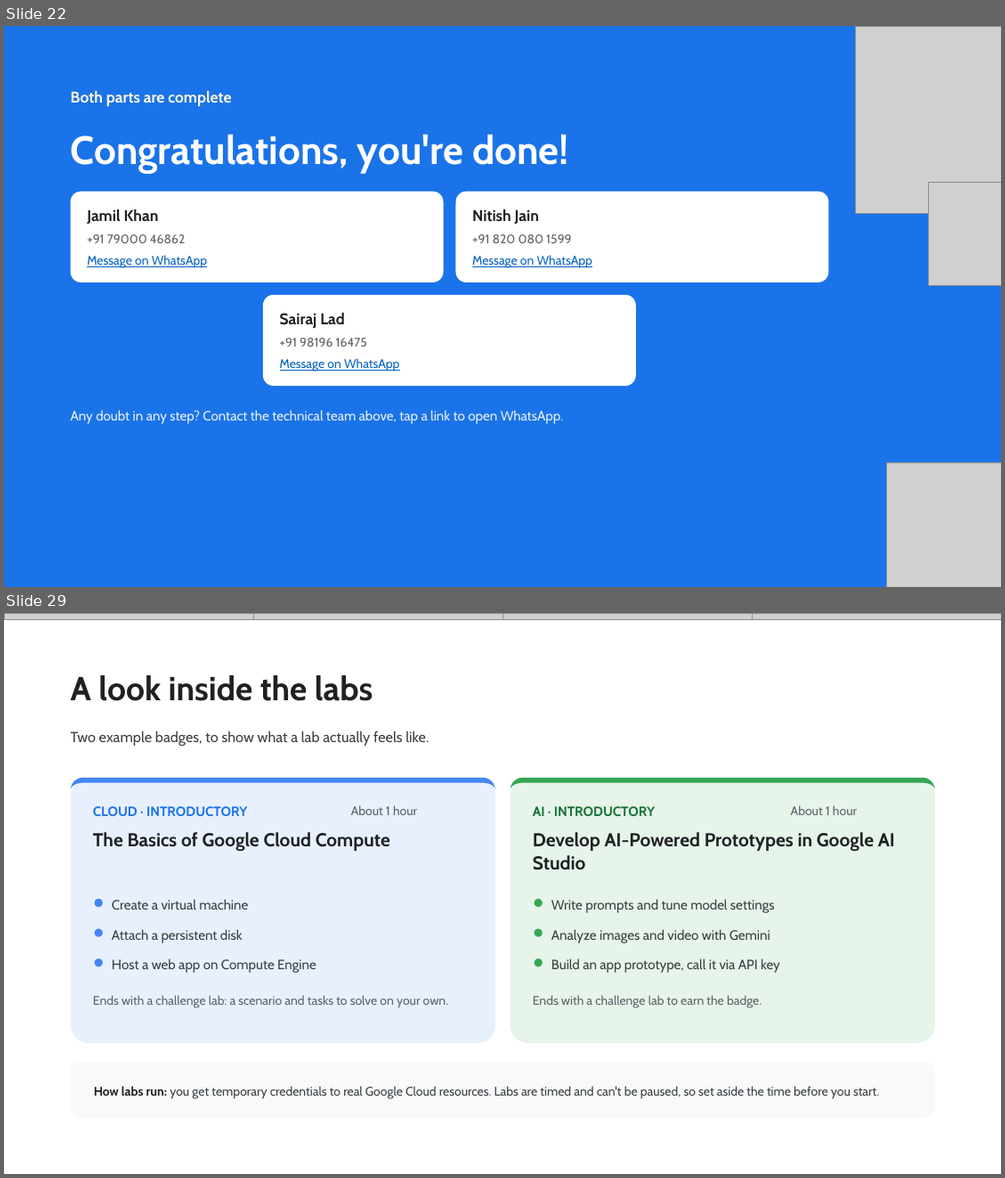
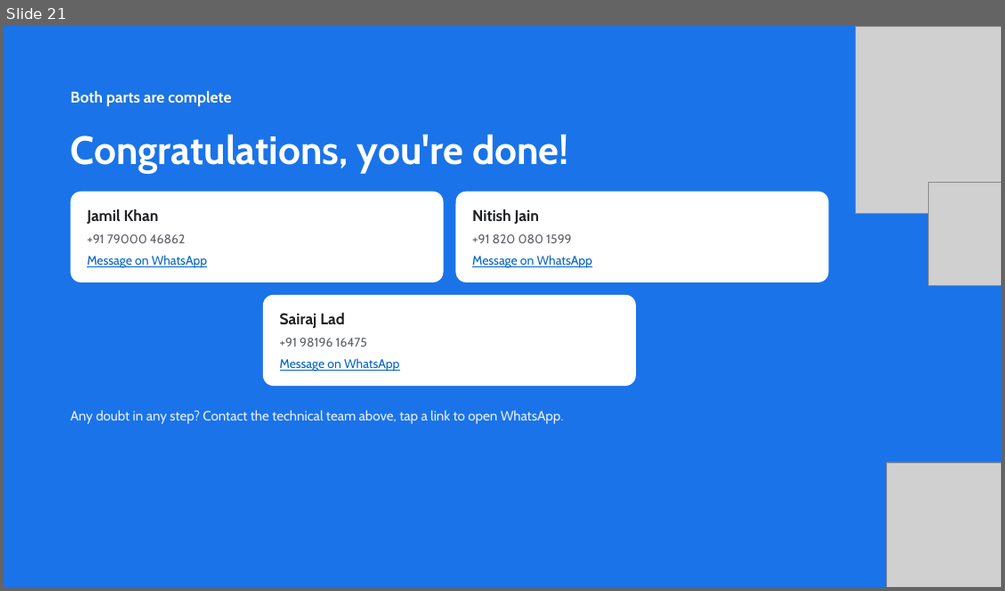
Before and after one commit to Viverun/Realism_Grade, a slide deck: Skill_Boost_Registration_Guide.pptx. Shown one above the other, each under a label of ours: slides 22 and 29 before the commit, slide 21 after it; the slides between them are not shown. The pictures are 1005x1178 and 1005x591 pixels, drawn with LibreOffice and Linux fonts; fonts in the diff are those of the drawing; grey boxes stand for pictures. Boxes give left, top, right and bottom in pixels: in the first picture for what was removed or moved away, otherwise in the second. Text is boxed around its words. In the diff, an @@ line names an element or a change of style, - is before the commit and + after.

```diff
--- a/Skill_Boost_Registration_Guide.pptx
+++ b/Skill_Boost_Registration_Guide.pptx
@@ slide 29 removed at [4,613,1001,1174], background #FFFFFF @@
@@ picture removed at [4,613,253,619] @@
@@ picture removed at [253,613,502,619] @@
@@ picture removed at [502,613,752,619] @@
@@ picture removed at [752,613,1001,619] @@
@@ title removed at [71,675,373,701] @@
-A look inside the labs
@@ text removed at [71,730,429,746] @@
-Two example badges, to show what a lab actually feels like.
@@ rounded rectangle removed at [71,778,495,1043] @@
@@ freeform shape removed at [71,778,495,1043] @@
@@ rounded rectangle removed at [510,778,935,1043] @@
@@ freeform shape removed at [510,778,935,1043] @@
@@ text removed at [93,806,247,816] @@
-CLOUD · INTRODUCTORY
@@ text removed at [351,805,417,815] @@
-About 1 hour
@@ text removed at [533,806,655,816] @@
-AI · INTRODUCTORY
@@ text removed at [791,805,857,815] @@
-About 1 hour
@@ text removed at [93,832,390,852] @@
-The Basics of Google Cloud Compute
@@ text removed at [533,832,895,870] @@
-Develop AI-Powered Prototypes in Google AI Studio
@@ ellipse removed at [95,899,103,907] @@
@@ text removed at [112,899,248,909] @@
-Create a virtual machine
@@ ellipse removed at [534,899,542,907] @@
@@ text removed at [551,899,775,913] @@
-Write prompts and tune model settings
@@ ellipse removed at [95,929,103,937] @@
@@ text removed at [112,929,243,942] @@
-Attach a persistent disk
@@ ellipse removed at [534,929,542,937] @@
@@ text removed at [551,929,770,942] @@
-Analyze images and video with Gemini
@@ ellipse removed at [95,958,103,966] @@
@@ text removed at [112,958,316,973] @@
-Host a web app on Compute Engine
@@ ellipse removed at [534,958,542,966] @@
@@ text removed at [551,958,780,973] @@
-Build an app prototype, call it via API key
@@ text removed at [93,995,448,1008] @@
-Ends with a challenge lab: a scenario and tasks to solve on your own.
@@ text removed at [533,995,761,1008] @@
-Ends with a challenge lab to earn the badge.
@@ rounded rectangle removed at [71,1062,935,1118] @@
@@ text removed at [94,1086,879,1099] @@
-How labs run: you get temporary credentials to real Google Cloud resources. Labs are timed and can't be paused, so set aside the time before you start.
@@ what was slide 22 is now slide 21 @@
```
Also in this commit, not shown: 1 slide changed, 8 other slides removed.
